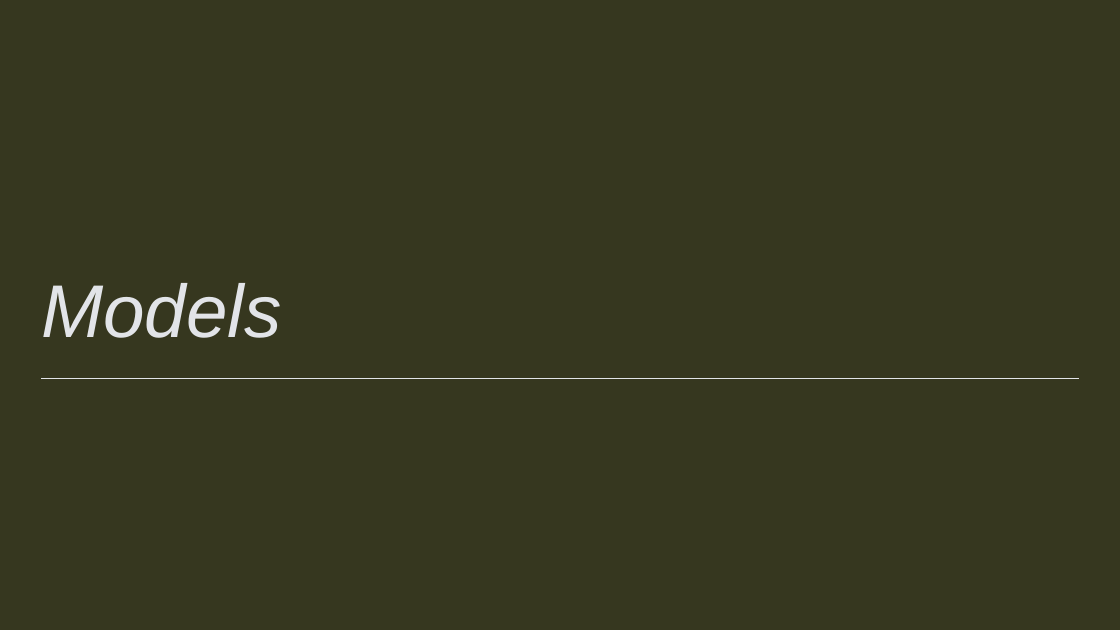
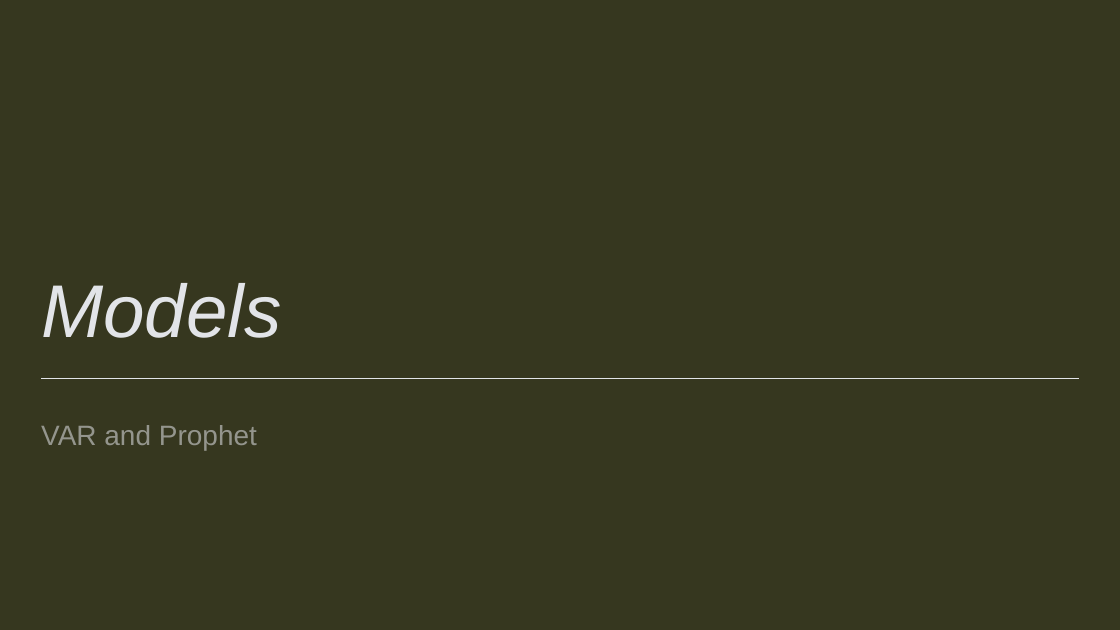
Before and after one commit to kurtameyer/COMP4441, a slide deck: slide 14 of COMP4441 Presentation.pptx. Drawn at 1120x630 pixels with LibreOffice and Linux fonts; fonts in the diff are those of the drawing. Boxes give left, top, right and bottom in pixels: in the first picture for what was removed or moved away, otherwise in the second. Text is boxed around its words. In the diff, an @@ line names an element or a change of style, - is before the commit and + after.

Commit message:
Add files via upload
Updated slides with information on models and conclusions.

```diff
--- a/COMP4441 Presentation.pptx
+++ b/COMP4441 Presentation.pptx
@@ text added at bbox=[41, 425, 257, 450], 24 pt, text #E2E4E8 at 55% opacity @@
+VAR and Prophet
```
Also in this commit, not shown: 2 other slides changed, 3 slides added, 1 slide removed.
